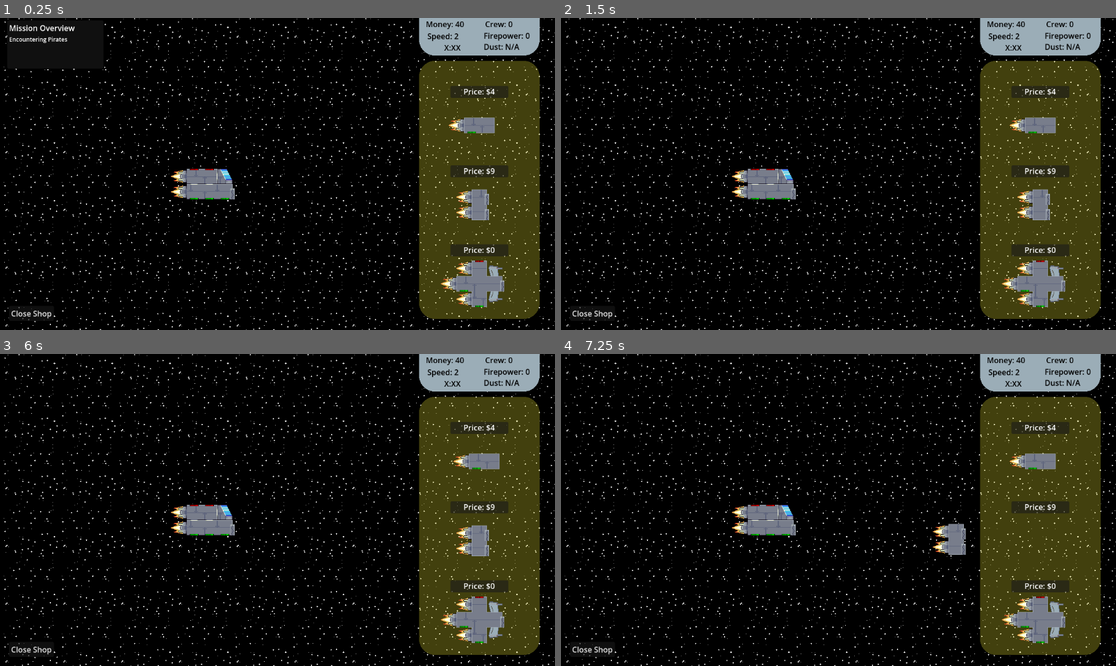
Above: before the commit, frames 1-4 (two rows, left to right).
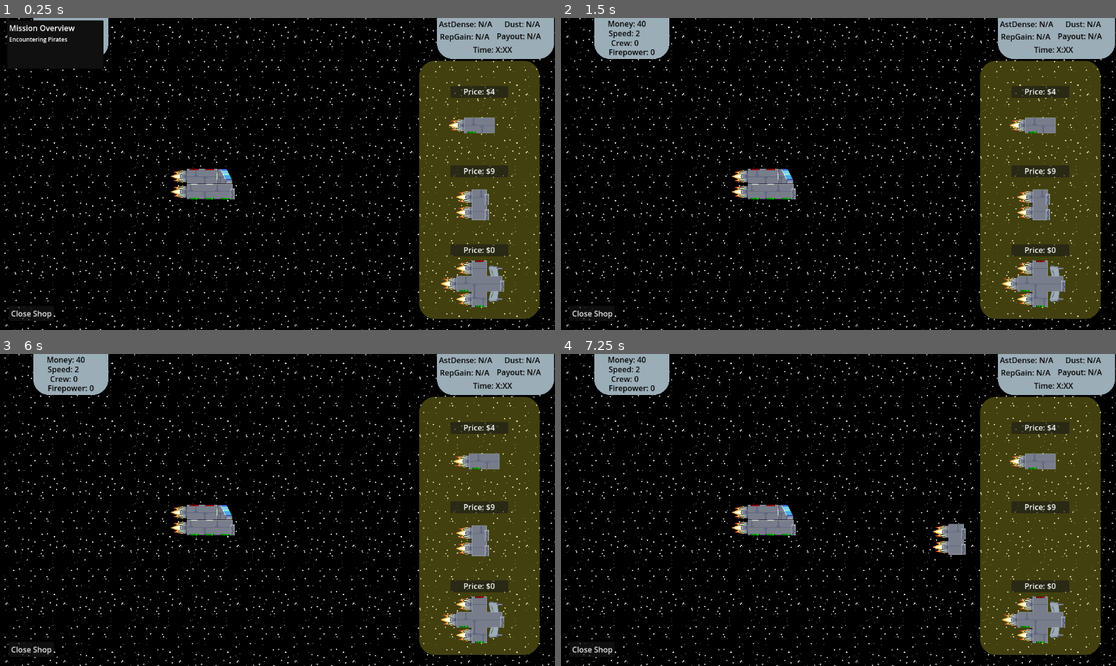
Above: after the commit, the same moments.

Repository: TreadTheDawnGames/GodotWildJam81
Game: Godot game, scene res://game.tscn
Same seed, same stepped clock (60 frames per second), same inputs: the game is played once before the commit and once after it. The engine's default icon, where the game draws it, is replaced by a stand-in: a white triangle on a blue panel in a dark square.
Inputs (mouse positions are in pixels of both pictures, inside the frame that each line leads up to):
- Up to frame 1 (0.25 s): no input
- Up to frame 2 (1.5 s): tap Enter at 0.5 s; drag from (771, 192) to (1032, 124) at 0.52 s; tap Space at 1.25 s; drag from (788, 177) to (1032, 124) at 1.27 s
- Up to frame 3 (6 s): tap Enter at 2, 3.5 s; move the mouse to (210, 513) at 2.02 s; press the mouse at (210, 513) at 2.03 s; hold D (shipRIGHT) 2.03-2.75 s; release the mouse at (210, 513) at 2.75 s; tap Space at 2.75, 4.25 s; drag from (194, 513) to (488, 460) at 2.77 s; drag from (194, 528) to (477, 531) at 3.52 s; drag from (227, 528) to (477, 531) at 4.27 s; move the mouse to (471, 460) at 5.02 s; press the mouse at (471, 460) at 5.03 s; hold S (shipDOWN) 5.03-5.75 s; release the mouse at (471, 460) at 5.75 s; drag from (488, 460) to (194, 513) at 5.77 s
- Up to frame 4 (7.25 s): drag from (1038, 531) to (755, 528) at 6.52 s

The runs differ from the first frame. In frame 1, 1.7% of the frame differs, in the area x 6-100%, y 0-14%; in frame 2, 3.1%; in frame 3, 3.1%; in frame 4, 3.1%.

Commit message:
Added planet sprites when you're nearing the end of the level.

Diff:
--- a/GameInfoPanel.tscn
+++ b/GameInfoPanel.tscn
@@ -8,49 +8,76 @@
 script = ExtResource("2_1x43a")
 
 [node name="MoneyLabel" type="RichTextLabel" parent="."]
-offset_left = -111.0
-offset_top = -33.0
-offset_right = -4.0
-offset_bottom = -8.0
+offset_left = -475.0
+offset_top = -41.0
+offset_right = -355.0
+offset_bottom = -16.0
 theme_override_colors/default_color = Color(0, 0, 0, 1)
 text = "Money: ERRR"
 
+[node name="SpeedLabel" type="RichTextLabel" parent="."]
+offset_left = -473.0
+offset_top = -21.0
+offset_right = -358.0
+offset_bottom = 8.0
+theme_override_colors/default_color = Color(0, 0, 0, 1)
+text = "Speed: ERRR"
+
 [node name="CrewCountLabel" type="RichTextLabel" parent="."]
-offset_left = 12.0
-offset_top = -33.0
-offset_right = 109.0
-offset_bottom = -7.0
+offset_left = -468.0
+offset_top = -1.0
+offset_right = -371.0
+offset_bottom = 25.0
 theme_override_colors/default_color = Color(0, 0, 0, 1)
 text = "Crew: ERRR"
 
 [node name="FirepowerLabel" type="RichTextLabel" parent="."]
-offset_left = 9.0
-offset_top = -9.0
-offset_right = 111.0
-offset_bottom = 24.0
+offset_left = -473.0
+offset_top = 18.0
+offset_right = -364.0
+offset_bottom = 51.0
 theme_override_colors/default_color = Color(0, 0, 0, 1)
 text = "FirPwr: ERRR"
 
-[node name="SpeedLabel" type="RichTextLabel" parent="."]
-offset_left = -108.0
-offset_top = -8.0
-offset_right = -8.0
-offset_bottom = 21.0
+[node name="TimeLeft" type="RichTextLabel" parent="."]
+offset_left = 410.0
+offset_top = 13.0
+offset_right = 495.0
+offset_bottom = 38.0
 theme_override_colors/default_color = Color(0, 0, 0, 1)
-text = "Speed: ERRR"
-
-[node name="TimeLeft" type="RichTextLabel" parent="."]
-offset_left = -73.0
-offset_top = 16.0
-offset_right = -33.0
-offset_bottom = 56.0
-theme_override_colors/default_color = Color(0, 0, 0, 1)
-text = "E:RR"
+text = "Time: E:RR"
 
 [node name="DustLabel" type="RichTextLabel" parent="."]
-offset_left = 9.0
-offset_top = 14.0
-offset_right = 110.0
-offset_bottom = 54.0
+offset_left = 475.0
+offset_top = -40.0
+offset_right = 576.0
 theme_override_colors/default_color = Color(0, 0, 0, 1)
 text = "Dust: ERR%"
+
+[node name="AsteroidLabel" type="RichTextLabel" parent="."]
+offset_left = 339.0
+offset_top = -40.0
+offset_right = 487.0
+offset_bottom = -17.0
+theme_override_colors/default_color = Color(0, 0, 0, 1)
+text = "AstDense: ERR%"
+
+[node name="ReputationLabel" type="RichTextLabel" parent="."]
+offset_left = 341.0
+offset_top = -14.0
+offset_right = 447.0
+offset_bottom = 9.0
+theme_override_colors/default_color = Color(0, 0, 0, 1)
+text = "RepGain: ERR"
+
+[node name="PayoutLabel" type="RichTextLabel" parent="."]
+offset_left = 459.0
+offset_top = -15.0
+offset_right = 563.0
+offset_bottom = 8.0
+theme_override_colors/default_color = Color(0, 0, 0, 1)
+text = "Payout: $ERR"
+
+[node name="Container" type="Container" parent="."]
+offset_right = 40.0
+offset_bottom = 40.0
--- a/Scenes/LevelScenes/level.tscn
+++ b/Scenes/LevelScenes/level.tscn
@@ -1,11 +1,16 @@
-[gd_scene load_steps=4 format=3 uid="uid://d0tav4fm5jwt1"]
+[gd_scene load_steps=8 format=3 uid="uid://d0tav4fm5jwt1"]
 
 [ext_resource type="Script" uid="uid://bxnrgk5dsq5td" path="res://Scripts/LevelScripts/level.gd" id="1_t13wm"]
 [ext_resource type="PackedScene" uid="uid://egkl8ceuwlma" path="res://Scenes/LevelScenes/asteroid_spawner.tscn" id="2_54rtb"]
+[ext_resource type="Texture2D" uid="uid://dtsesrdjvh14w" path="res://Assets/Sprites/Map/Planet1.png" id="2_chq2k"]
 [ext_resource type="PackedScene" uid="uid://b811qksdb0w4k" path="res://Scenes/LevelScenes/Pirates/pirate_spawner.tscn" id="3_f0wf7"]
+[ext_resource type="Texture2D" uid="uid://b63xj06hwdtn6" path="res://Assets/Sprites/Map/Planet2.png" id="3_li8oe"]
+[ext_resource type="Texture2D" uid="uid://cne2bc8a25k5l" path="res://Assets/Sprites/Map/Planet3.png" id="4_bc6g6"]
+[ext_resource type="Script" uid="uid://tcmlocut57jw" path="res://Scenes/LevelScenes/planet_sprite.gd" id="7_li8oe"]
 
 [node name="Level" type="Node2D"]
 script = ExtResource("1_t13wm")
+planets = Array[Texture2D]([ExtResource("2_chq2k"), ExtResource("3_li8oe"), ExtResource("4_bc6g6")])
 
 [node name="PirateSpawner" parent="." instance=ExtResource("3_f0wf7")]
 
@@ -16,3 +21,8 @@
 [node name="AsteroidSpawner" parent="." instance=ExtResource("2_54rtb")]
 
 [node name="LevelTimer" type="Timer" parent="."]
+
+[node name="planetSprite" type="Sprite2D" parent="."]
+position = Vector2(1362, 636)
+texture = ExtResource("4_bc6g6")
+script = ExtResource("7_li8oe")
--- /dev/null
+++ b/Scenes/LevelScenes/planet_sprite.gd
@@ -0,0 +1,12 @@
+extends Sprite2D
+class_name PlanetSprite
+
+var inView : bool = false
+
+func _process(delta: float) -> void:
+	if(inView):
+		position.x -= 20 * delta
+
+func Move():
+	inView = true
+	return
--- a/Scripts/Globals/GlobalPlayerInfo.gd
+++ b/Scripts/Globals/GlobalPlayerInfo.gd
@@ -56,7 +56,8 @@
 
 func ResetValues():
 	for room in ThePlayerShip.SubMaps:
-		room.DamageRoom(room.hitpoints+1)
+		if(is_instance_valid(room)):
+			room.DamageRoom(room.hitpoints+1)
 	ThePlayerShip.positionIndexedChildren.clear()
 	ThePlayerShip.isSetup = false
 	ThePlayerShip.Setup()
--- a/Scripts/LevelScripts/level.gd
+++ b/Scripts/LevelScripts/level.gd
@@ -6,6 +6,10 @@
 @onready var pirate_spawner: PirateBuilder = $PirateSpawner
 @onready var pirateTimer: Timer = $PirateSpawner/pirateTimer
 @onready var level_timer: Timer = $LevelTimer
+@onready var planet_sprite: Sprite2D = $planetSprite
+
+@export var planets : Array[Texture2D]
+
 var complete : bool = false
 
 signal LevelComplete
@@ -16,6 +20,10 @@
 	pirate_spawner = get_node("PirateSpawner")
 	pirateTimer = get_node("PirateSpawner/pirateTimer")
 	level_timer = get_node("LevelTimer")
+	planet_sprite = get_node("planetSprite")
+	planet_sprite.texture = planets.pick_random()
+
+
 	level_timer.wait_time = info.TimeToReach
 	level_timer.start()
 	level_timer.timeout.connect(TransitionOutOfLevel)
@@ -50,6 +58,9 @@
 	var pirateOutTimer = get_tree().create_timer(info.TimeToReach - 20)
 	pirateOutTimer.timeout.connect(pirate_spawner.PirateMoveInOut.bind(true))
 
+	var planetInViewTimer = get_tree().create_timer(info.TimeToReach - 40)
+	planetInViewTimer.timeout.connect(planet_sprite.Move)
+
 func TrySpawnPirate():
 	var rand = randi()%100 +1
 	if(rand <= info.Pirates):
--- a/Scripts/UI/game_info_panel.gd
+++ b/Scripts/UI/game_info_panel.gd
@@ -7,6 +7,9 @@
 @onready var speed_label: RichTextLabel = $SpeedLabel
 @onready var time_left: RichTextLabel = $TimeLeft
 @onready var dust_label: RichTextLabel = $DustLabel
+@onready var asteroid_label: RichTextLabel = $AsteroidLabel
+@onready var reputation_label: RichTextLabel = $ReputationLabel
+@onready var payout_label: RichTextLabel = $PayoutLabel
 
 
 func _ready() -> void:
@@ -25,13 +28,19 @@
 		var timer = GlobalPlayerInfo.ActiveLevel.level_timer
 		var dustAmount = "Dust: " + str(GlobalPlayerInfo.ActiveLevelInfo.SpaceDust) + "%"
 	#https://forum.godotengine.org/t/how-to-show-on-a-label-how-much-time-from-a-timer-is-left/13594
-		time_left.text = "%d:%02d" % [floor(timer.time_left / 60), int(timer.time_left) % 60]
+		time_left.text = "Time: %d:%02d" % [floor(timer.time_left / 60), int(timer.time_left) % 60]
 		dust_label.text = dustAmount
-	else:
-		time_left.text = "X:XX"
-		dust_label.text = "Dust: N/A"
+		asteroid_label.text = "AstDense: " + str(GlobalPlayerInfo.ActiveLevelInfo.AsteroidDensity) + "%"
+		reputation_label.text = "RepGain: " + str(GlobalPlayerInfo.ActiveLevelInfo.Reputation)
+		payout_label.text = "Payout: " + str(GlobalPlayerInfo.ActiveLevelInfo.moneyAmt)
 
 
+	else:
+		time_left.text = "Time: X:XX"
+		dust_label.text = "Dust: N/A"
+		asteroid_label.text = "AstDense: N/A"# + str(GlobalPlayerInfo.ActiveLevelInfo.AsteroidDensity) + "%"
+		reputation_label.text = "RepGain: N/A"# + str(GlobalPlayerInfo.ActiveLevelInfo.Reputation)
+		payout_label.text = "Payout: N/A" #+ str(GlobalPlayerInfo.ActiveLevelInfo.moneyAmt)
 
 	return
 
--- a/game.tscn
+++ b/game.tscn
@@ -16,7 +16,7 @@
 script = ExtResource("3_7jktm")
 
 [node name="MoneyPanel" parent="." instance=ExtResource("4_fc0e3")]
-position = Vector2(995, 34)
+position = Vector2(572, 41)
 
 [node name="playerShipSpawn" type="Marker2D" parent="."]
 position = Vector2(283, 325)
Binary file added: Assets/Sprites/Map/Planet1.png
Not shown, added: Assets/Sprites/Map/Planet1.png.import
Binary file added: Assets/Sprites/Map/Planet2.png
Not shown, added: Assets/Sprites/Map/Planet2.png.import
Binary file added: Assets/Sprites/Map/Planet3.png
Not shown, added: Assets/Sprites/Map/Planet3.png.import
Binary file changed: Assets/Sprites/ShipBuilder/MoneyPanel.png
Binary file added: Planet1.png
Not shown, added: Planet1.png.import
Not shown, added: Scenes/LevelScenes/planet_sprite.gd.uid
